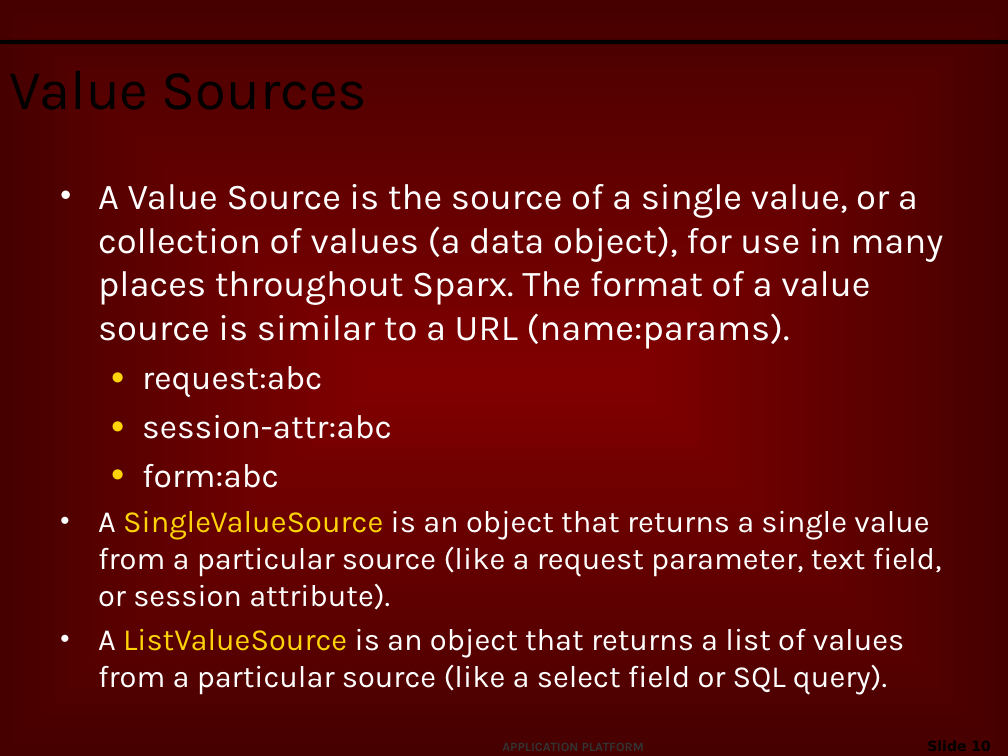
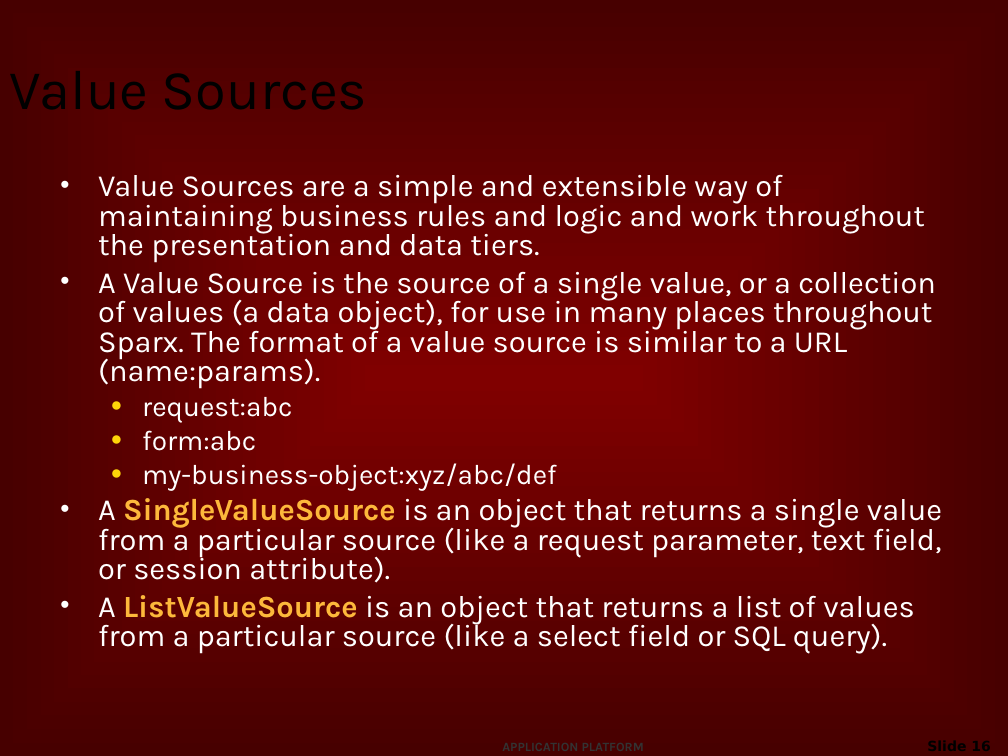
Before and after one commit to netspective/sparx-2001, a slide deck: slide 16 of Sparx/web-shared/docs/project/Introduction_to_Sparx.ppt (slide 10 before the commit). Drawn at 1008x756 pixels with LibreOffice and Linux fonts; fonts in the diff are those of the drawing; background and template pictures are left out. Boxes give left, top, right and bottom in pixels: in the first picture for what was removed or moved away, otherwise in the second. Text is boxed around its words. In the diff, an @@ line names an element or a change of style, - is before the commit and + after.

```diff
--- a/Sparx/web-shared/docs/project/Introduction_to_Sparx.ppt
+++ b/Sparx/web-shared/docs/project/Introduction_to_Sparx.ppt
@@ line removed from (1, 42) to (1008, 42) @@
@@ text at [98, 175, 926, 263]: paragraph added @@
+• Value Sources are a simple and extensible way of maintaining business rules and logic and work throughout the presentation and data tiers.
@@ text at [98, 271, 942, 654]: size 26 to 22 pt in "A Value Source is the source of ..."; size 24 to 20 pt in "request:abc", "form:abc"; text colour #FDD409 to #FDB83B, bold on in "SingleValueSource", "ListValueSource"; line spacing 1 to 0.8; less space between paragraphs @@
@@ text at [142, 415, 392, 439]: paragraph removed @@
-  ● session-attr:abc
@@ text at [142, 463, 557, 491]: paragraph added @@
+  ● my-business-object:xyz/abc/def
@@ page number at [841, 733, 1000, 756]: text changed @@
-Slide 10
+Slide 16
```
Also in this commit, not shown: 21 other slides changed, 9 slides added, 3 slides removed, 1 other file.
